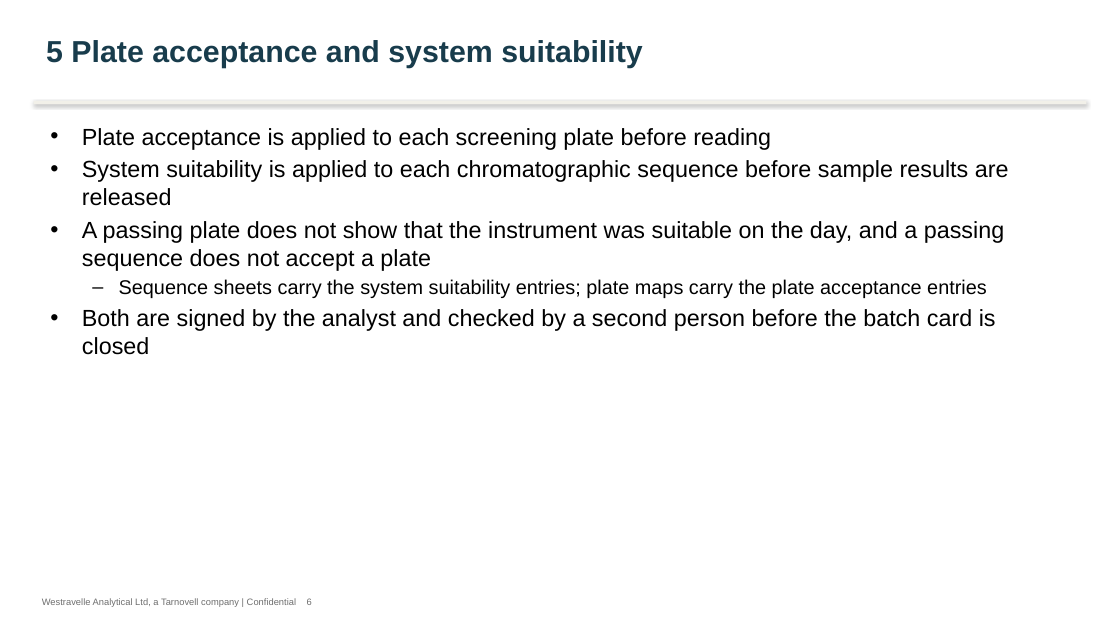
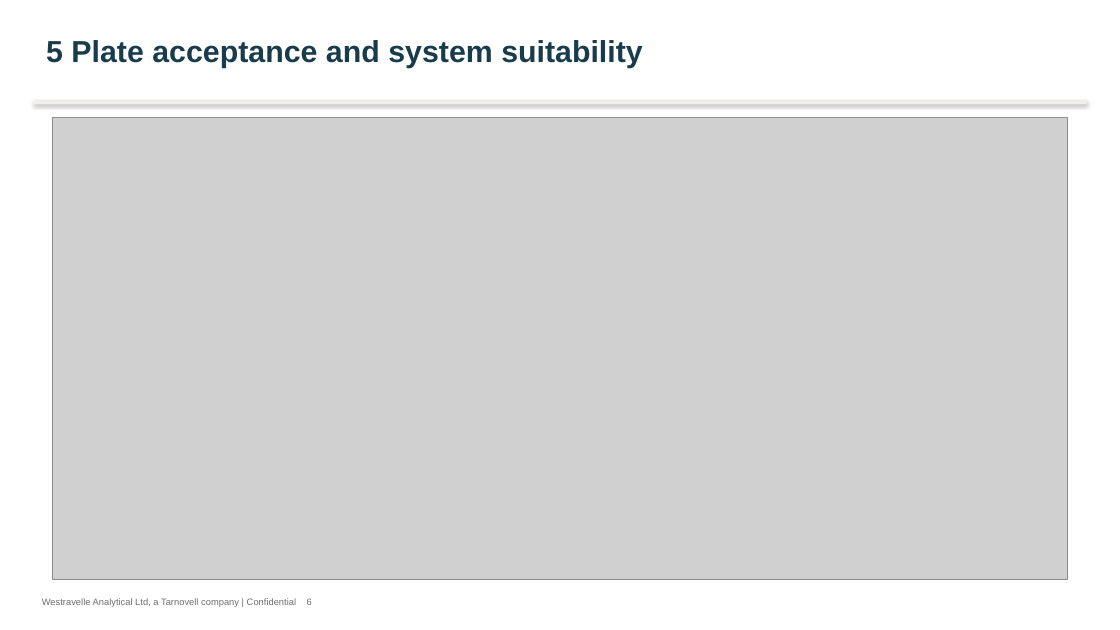
Before and after one commit to 60xAI/portco-mock-dataset, a slide deck: slide 6 of output/archive/WestravelleData/Quality/Training/Reference_Copies/Copy of PLATE_ACCEPTANCE_WA_Rev01.pptx. Drawn at 1120x630 pixels with LibreOffice and Linux fonts; fonts in the diff are those of the drawing; grey boxes stand for pictures. Boxes give left, top, right and bottom in pixels: in the first picture for what was removed or moved away, otherwise in the second. Text is boxed around its words. In the diff, an @@ line names an element or a change of style, - is before the commit and + after.

```diff
--- a/output/archive/WestravelleData/Quality/Training/Reference_Copies/Copy of PLATE_ACCEPTANCE_WA_Rev01.pptx
+++ b/output/archive/WestravelleData/Quality/Training/Reference_Copies/Copy of PLATE_ACCEPTANCE_WA_Rev01.pptx
@@ picture added at (53, 118, 1067, 580) @@
@@ text removed at (82, 128, 1009, 355) @@
-• Plate acceptance is applied to each screening plate before reading
-• System suitability is applied to each chromatographic sequence before sample results are released
-• A passing plate does not show that the instrument was suitable on the day, and a passing sequence does not accept a plate
-  – Sequence sheets carry the system suitability entries; plate maps carry the plate acceptance entries
-• Both are signed by the analyst and checked by a second person before the batch card is closed
```
Also in this commit, not shown: 5 other slides changed, 1 other file.
